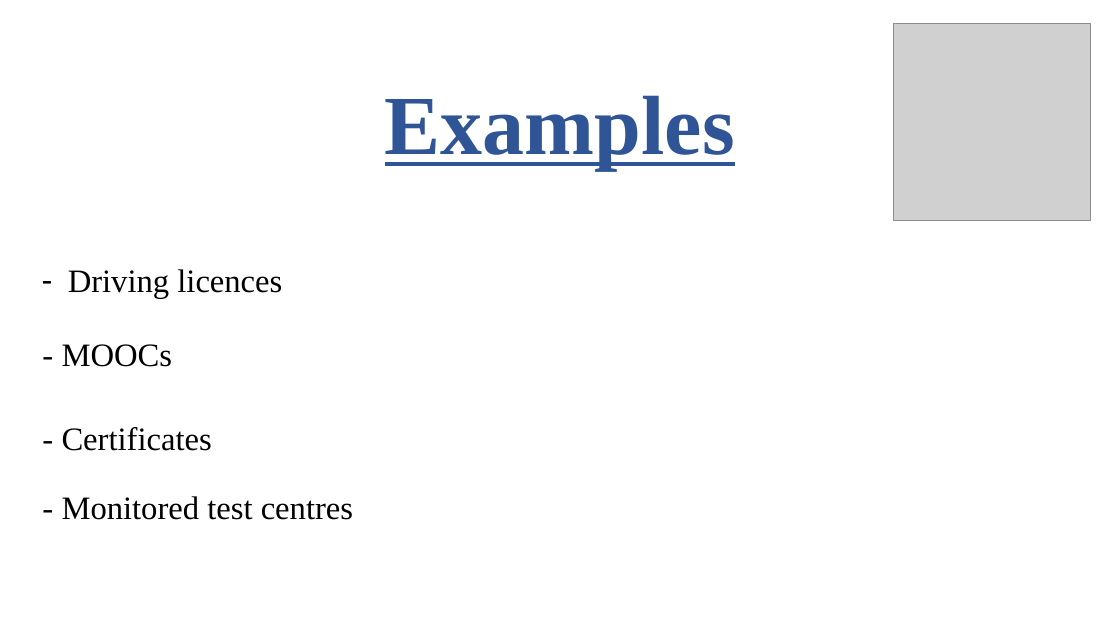
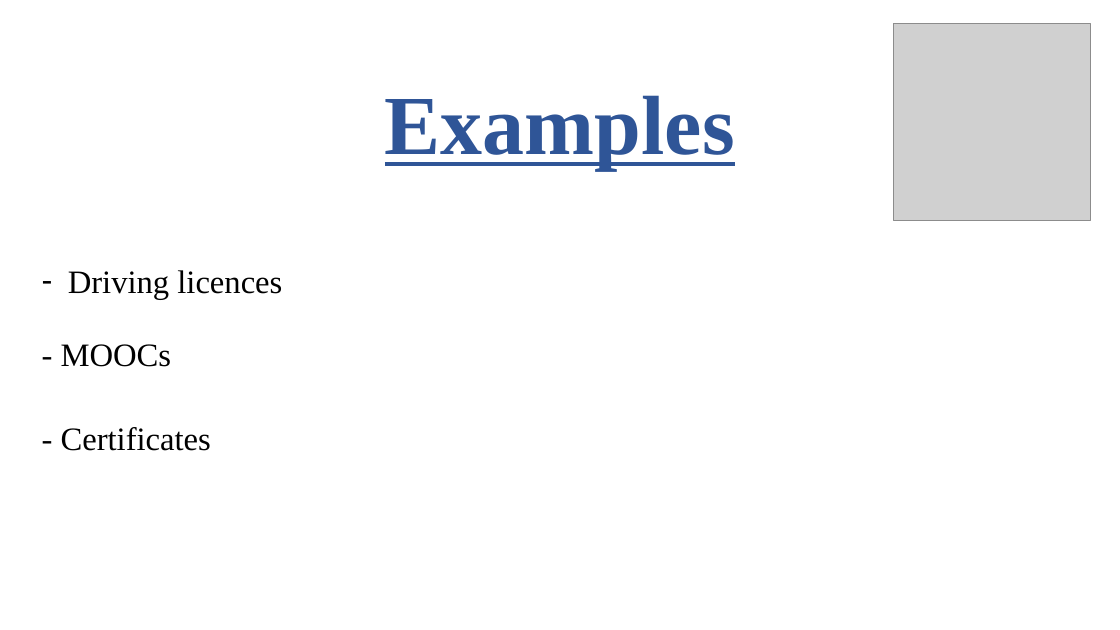
Before and after one commit to robinengels/Anglais, a slide deck: slide 3 of Anglais.pptx. Drawn at 1120x630 pixels with LibreOffice and Linux fonts; fonts in the diff are those of the drawing; grey boxes stand for pictures. Boxes give left, top, right and bottom in pixels: in the first picture for what was removed or moved away, otherwise in the second. Text is boxed around its words. In the diff, an @@ line names an element or a change of style, - is before the commit and + after.

```diff
--- a/Anglais.pptx
+++ b/Anglais.pptx
@@ text removed at (x1=62, y1=496, x2=353, y2=520) @@
-- Monitored test centres
```
Also in this commit, not shown: 5 other slides changed, 5 slides added, 14 slides removed.
